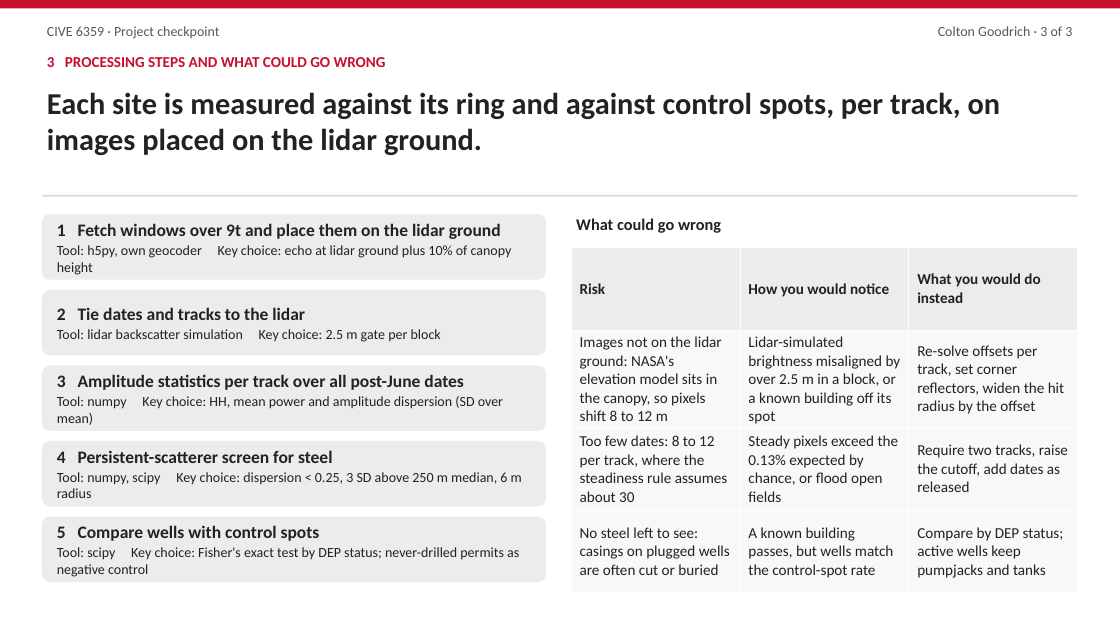
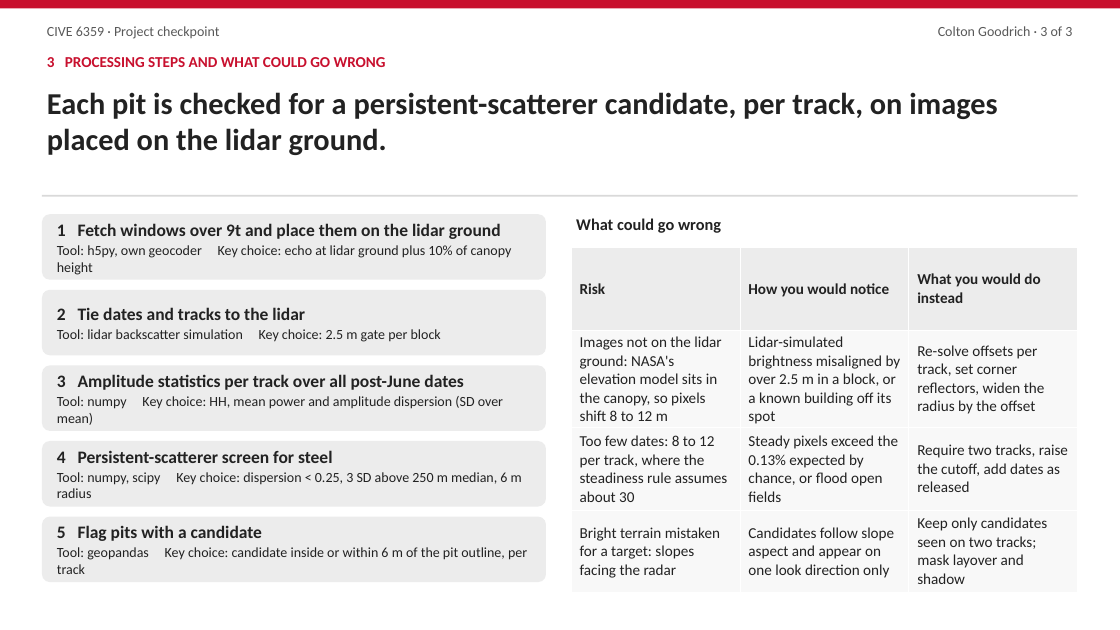
Before and after one commit to clgoodrich/lidar_project, a slide deck: slide 3 of nisar/writeup/nisar_checkpoint_slides_design_9t.pptx. Drawn at 1120x630 pixels with LibreOffice and Linux fonts; fonts in the diff are those of the drawing. Boxes give left, top, right and bottom in pixels: in the first picture for what was removed or moved away, otherwise in the second. Text is boxed around its words. In the diff, an @@ line names an element or a change of style, - is before the commit and + after.

```diff
--- a/nisar/writeup/nisar_checkpoint_slides_design_9t.pptx
+++ b/nisar/writeup/nisar_checkpoint_slides_design_9t.pptx
@@ text at (47, 92, 997, 155): text changed @@
-Each site is measured against its ring and against control spots, per track, on images placed on the lidar ground.
+Each pit is checked for a persistent-scatterer candidate, per track, on images placed on the lidar ground.
@@ table at (571, 248, 1078, 588) @@
-row 2, column 3: Re-solve offsets per track, set corner reflectors, widen the hit radius by the offset
+row 2, column 3: Re-solve offsets per track, set corner reflectors, widen the radius by the offset
-row 4: No steel left to see: casings on plugged wells are often cut or buried | A known building passes, but wells match the control-spot rate | Compare by DEP status; active wells keep pumpjacks and tanks
+row 4: Bright terrain mistaken for a target: slopes facing the radar | Candidates follow slope aspect and appear on one look direction only | Keep only candidates seen on two tracks; mask layover and shadow
@@ text in rounded rectangle at (57, 525, 527, 560): text changed @@
-5 Compare wells with control spots
-Tool: scipy Key choice: Fisher's exact test by DEP status; never-drilled permits as negative control
+5 Flag pits with a candidate
+Tool: geopandas Key choice: candidate inside or within 6 m of the pit outline, per track
```
Also in this commit, not shown: 1 other slide changed, 2 other files.
